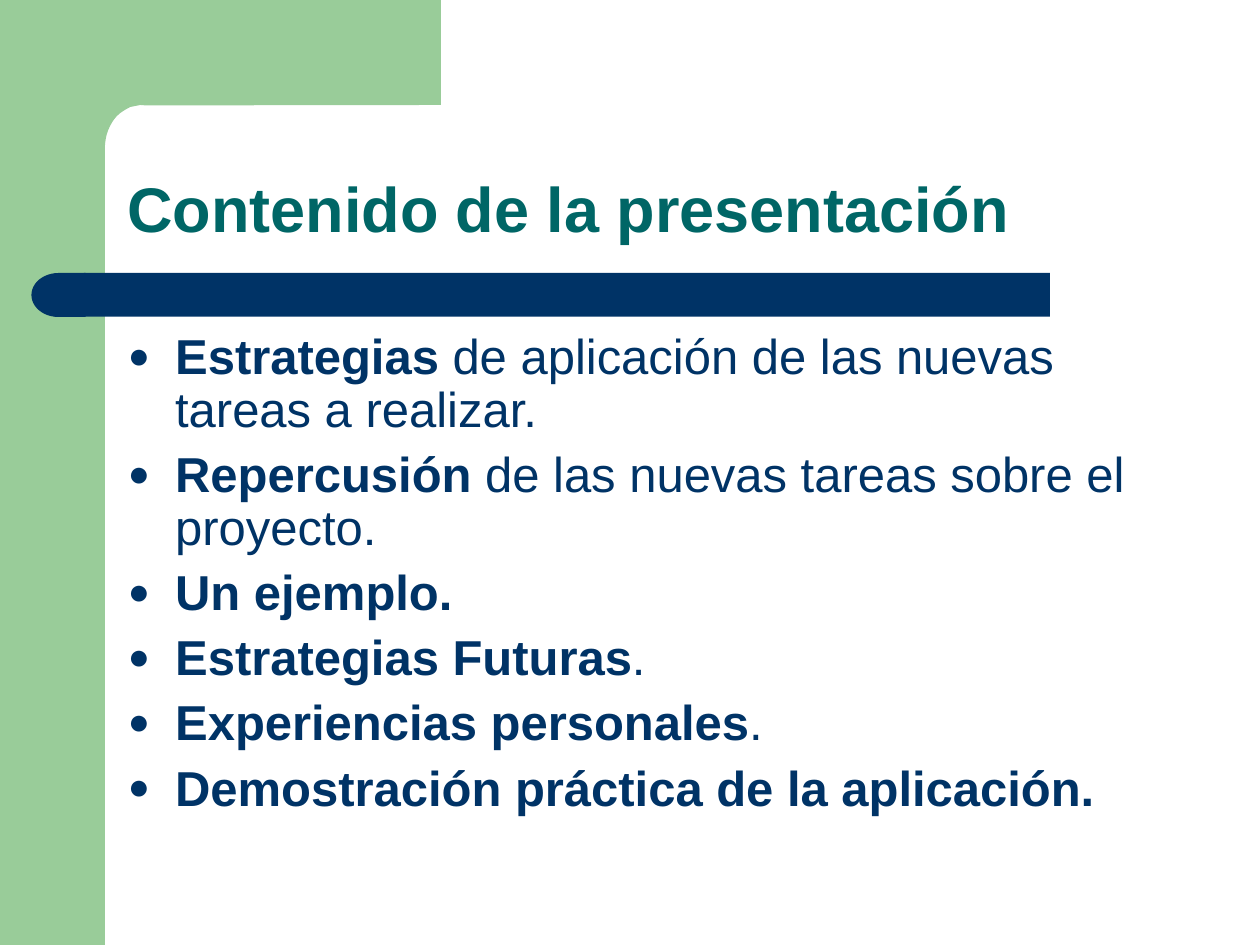
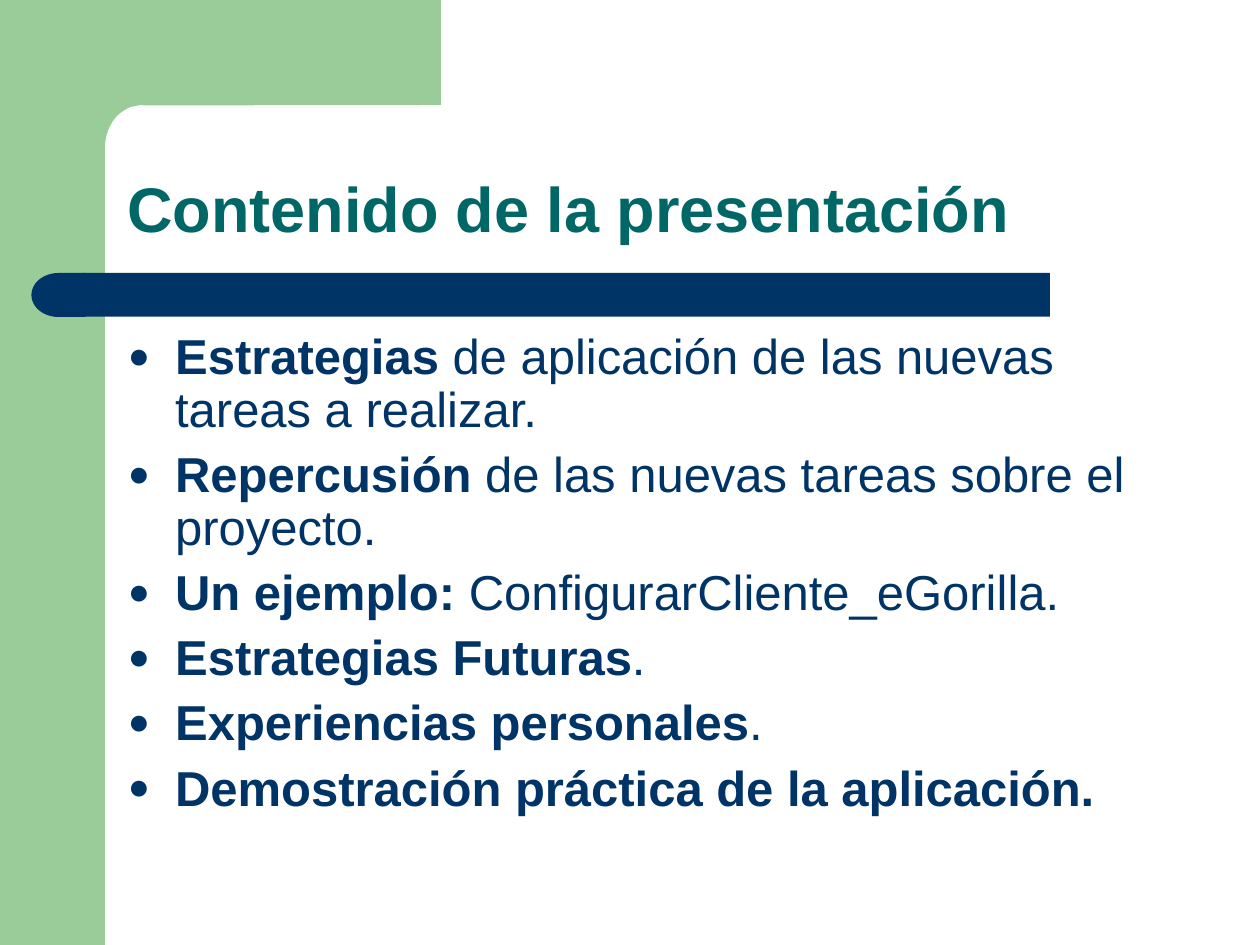
Before and after one commit to munsuri/egorilla, a slide deck: slide 2 of doc/presentaciones/Presentacion_01-04-2009.ppt. Drawn at 1260x945 pixels with LibreOffice and Linux fonts; fonts in the diff are those of the drawing. Boxes give left, top, right and bottom in pixels: in the first picture for what was removed or moved away, otherwise in the second. Text is boxed around its words. In the diff, an @@ line names an element or a change of style, - is before the commit and + after.

```diff
--- a/doc/presentaciones/Presentacion_01-04-2009.ppt
+++ b/doc/presentaciones/Presentacion_01-04-2009.ppt
@@ text at <box>175,574,1059,620</box>: text changed; bold off @@
-● Un ejemplo.
+● Un ejemplo: ConfigurarCliente_eGorilla.
```
Also in this commit, not shown: 2 other slides changed, 4 slides added, 1 slide removed.
